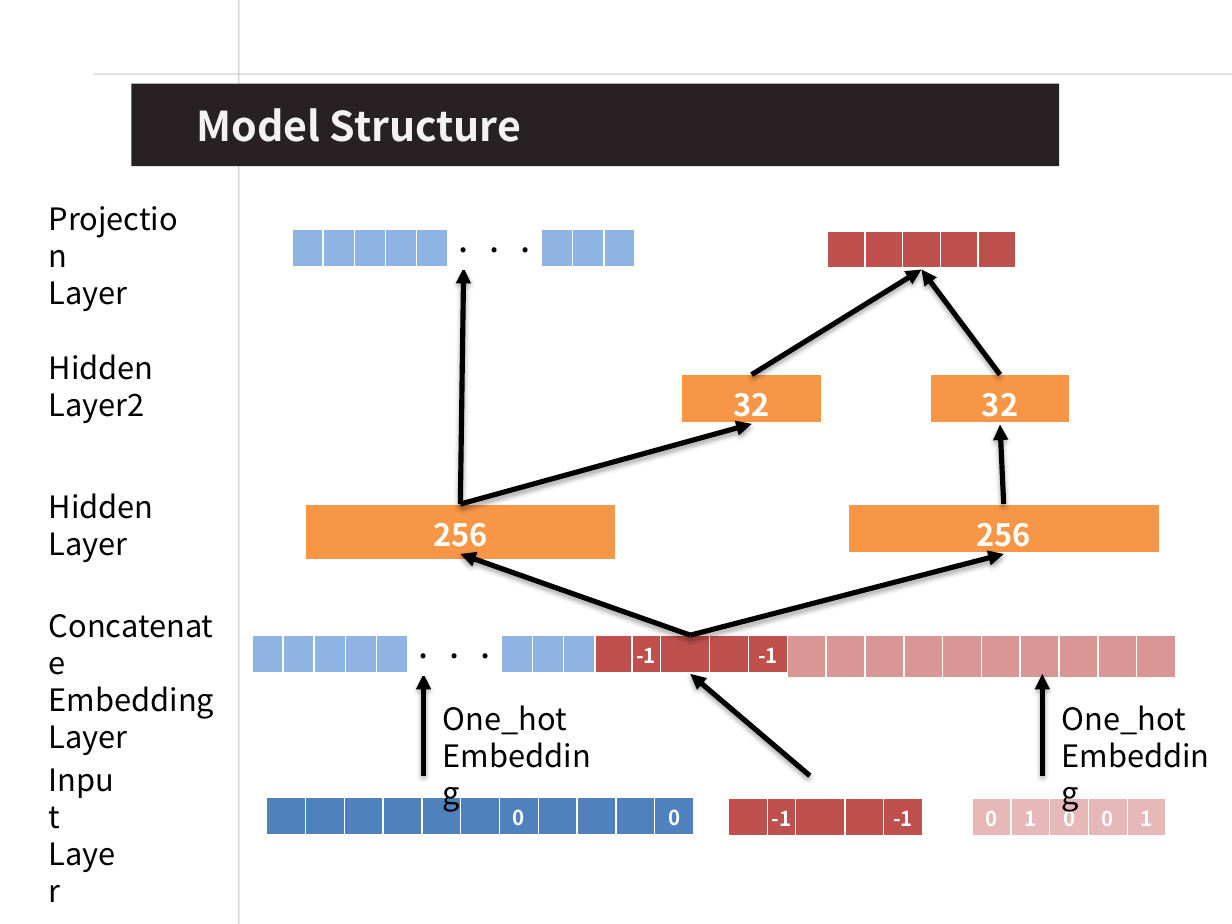
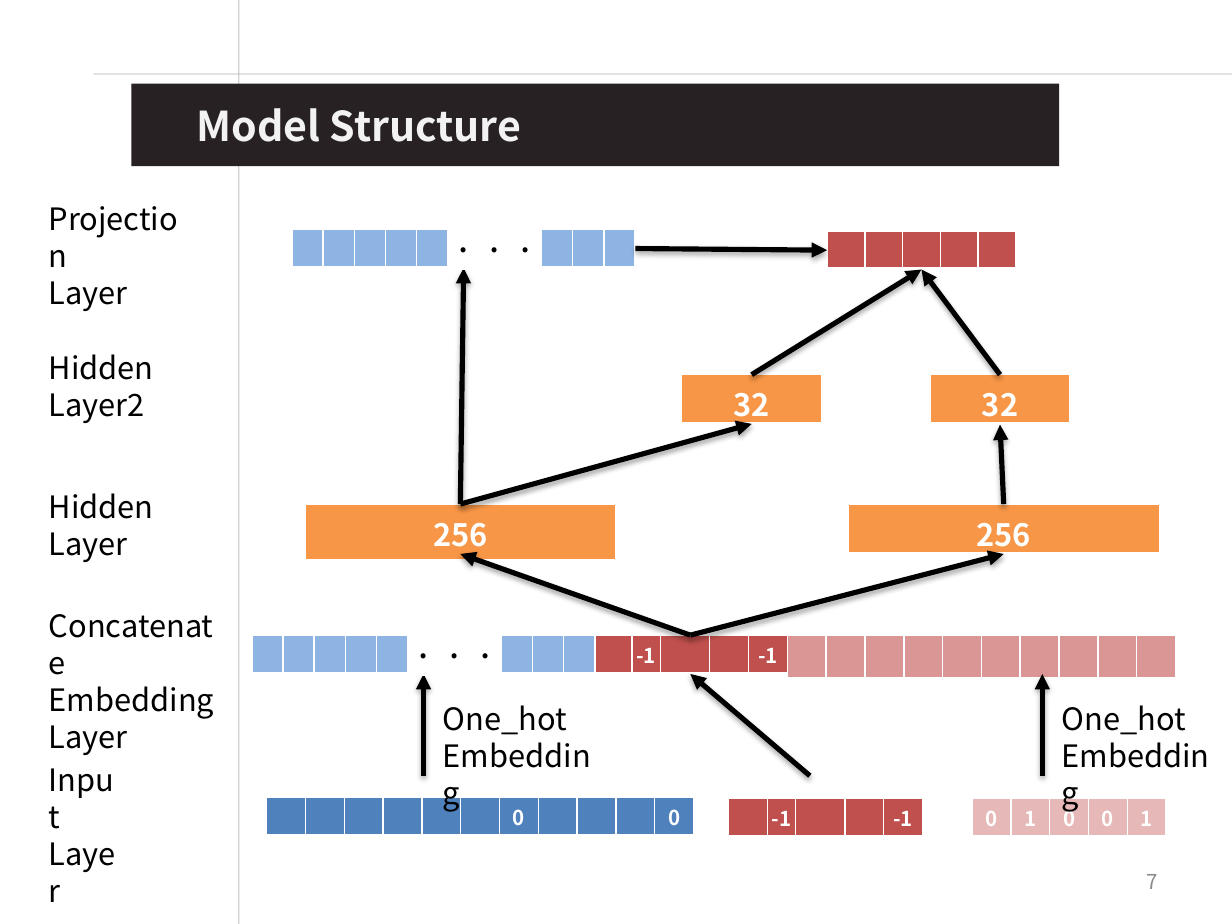
Before and after one commit to Timmy-Oh/Samsung_Data_Challenge_2018, a slide deck: slide 7 of Samsung_AI_Challenge_Data_Timmy.pptx. Drawn at 1232x924 pixels with LibreOffice and Linux fonts; fonts in the diff are those of the drawing. Boxes give left, top, right and bottom in pixels: in the first picture for what was removed or moved away, otherwise in the second. Text is boxed around its words. In the diff, an @@ line names an element or a change of style, - is before the commit and + after.

```diff
--- a/Samsung_AI_Challenge_Data_Timmy.pptx
+++ b/Samsung_AI_Challenge_Data_Timmy.pptx
@@ arrow added from (636, 249) to (827, 250), #000000 3 pt @@
@@ page number added at (x1=1147, y1=874, x2=1158, y2=889), 12 pt, text #8C8C8C @@
+7
```
Also in this commit, not shown: 12 other slides changed, 2 other files.
